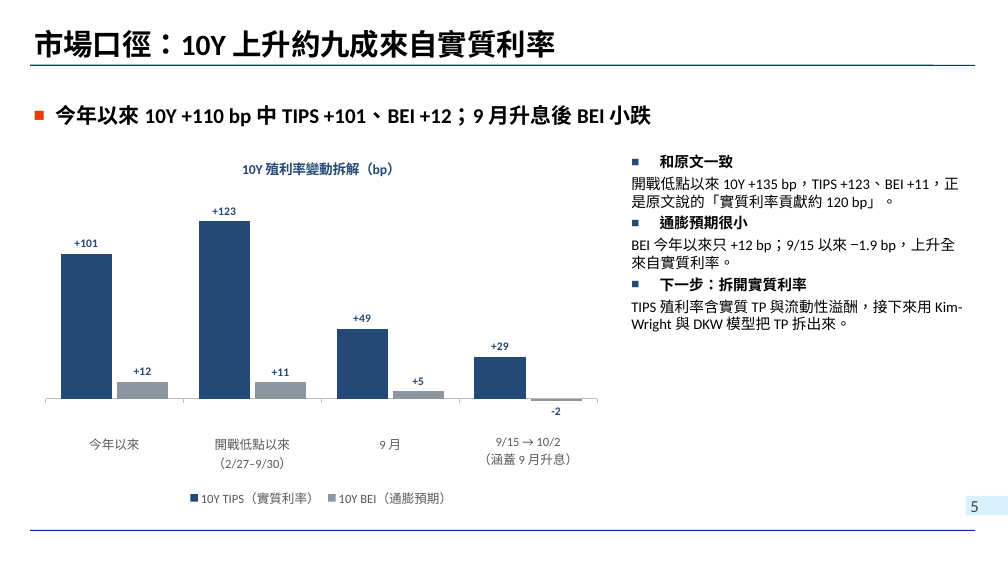
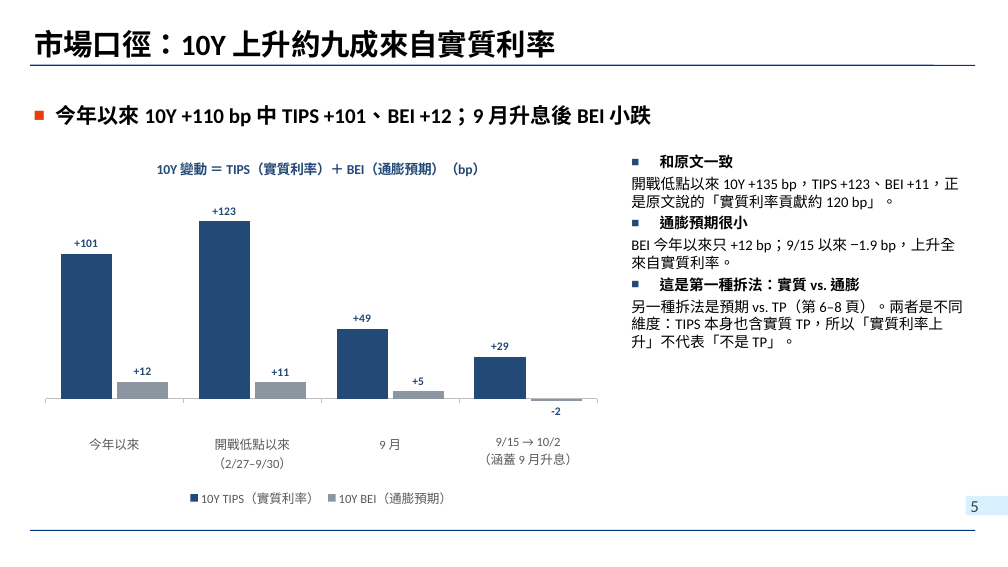
Before and after one commit to wlinoxox/US-Bond-Vol, a slide deck: slide 5 of slides/2026-10-03_us-treasury-vol-regime-change.pptx. Drawn at 1008x567 pixels with LibreOffice and Linux fonts; fonts in the diff are those of the drawing; background and template pictures are left out. Boxes give left, top, right and bottom in pixels: in the first picture for what was removed or moved away, otherwise in the second. Text is boxed around its words. In the diff, an @@ line names an element or a change of style, - is before the commit and + after.

```diff
--- a/slides/2026-10-03_us-treasury-vol-regime-change.pptx
+++ b/slides/2026-10-03_us-treasury-vol-regime-change.pptx
@@ column chart at <box>34,144,609,510</box> @@
@@ title "10Y 殖利率變動拆解（bp）" to "10Y 變動 ＝ TIPS（實質利率）＋ BEI（通膨預期）（bp）" @@
@@ text at <box>631,275,963,349</box>: text changed @@
-■ 下一步：拆開實質利率
-TIPS 殖利率含實質 TP 與流動性溢酬，接下來用 Kim-Wright 與 DKW 模型把 TP 拆出來。
+■ 這是第一種拆法：實質 vs. 通膨
+另一種拆法是預期 vs. TP（第 6–8 頁）。兩者是不同維度：TIPS 本身也含實質 TP，所以「實質利率上升」不代表「不是 TP」。
```
